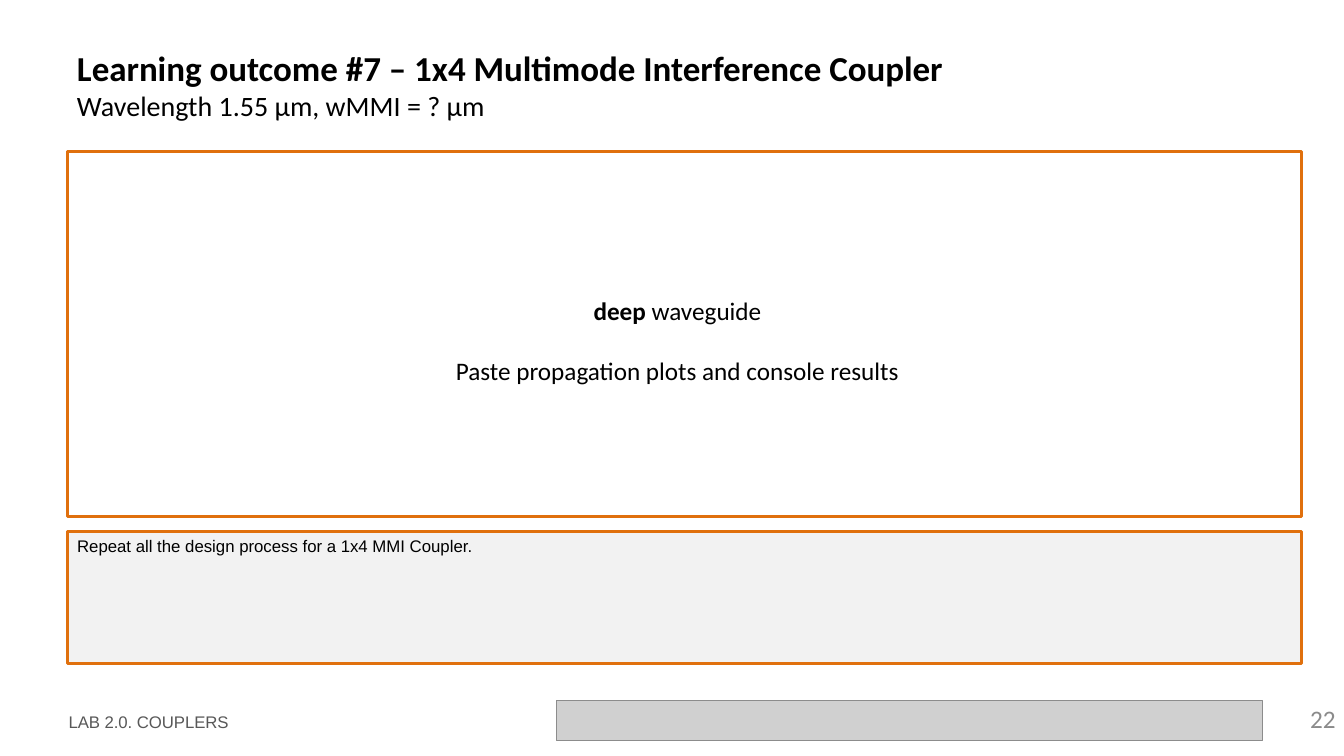
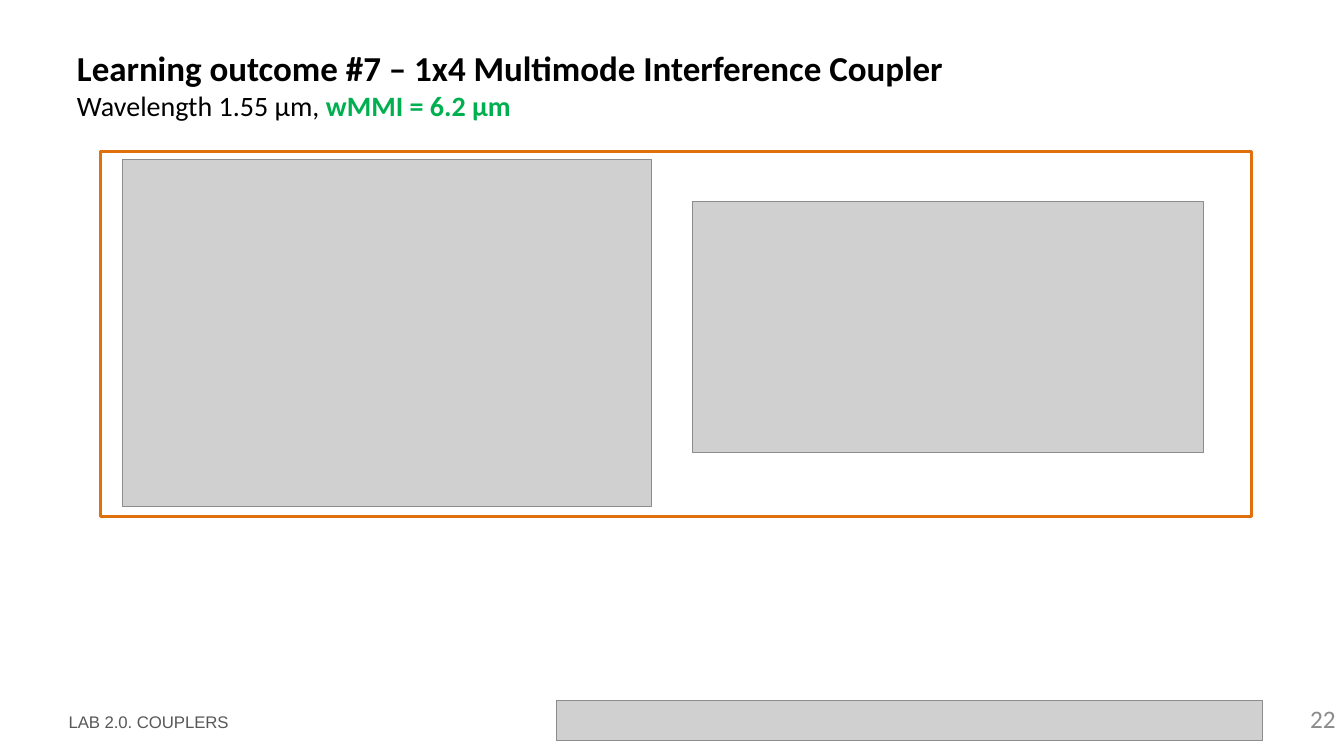
Before and after one commit to ltorjua/cifoin-lab2, a slide deck: slide 22 of LabBook_20.pptx. Drawn at 1344x756 pixels with LibreOffice and Linux fonts; fonts in the diff are those of the drawing; grey boxes stand for pictures; background and template pictures are left out. Boxes give left, top, right and bottom in pixels: in the first picture for what was removed or moved away, otherwise in the second. Text is boxed around its words. In the diff, an @@ line names an element or a change of style, - is before the commit and + after.

```diff
--- a/LabBook_20.pptx
+++ b/LabBook_20.pptx
@@ title at box(77, 56, 942, 121): text changed @@
-Learning outcome #7 – 1x4 Multimode Interference Coupler
-Wavelength 1.55 µm, wMMI = ? µm
+Learning outcome #7 – 1x4 Multimode Interference Coupler
+Wavelength 1.55 µm, wMMI = 6.2 µm
@@ rectangle: place and size @@
-rectangle at box(68, 152, 1303, 517)
+rectangle at box(101, 152, 1252, 517)
@@ picture added at box(122, 160, 651, 507) @@
@@ picture added at box(693, 202, 1204, 452) @@
@@ text removed at box(456, 302, 898, 385) @@
-deep waveguide
-Paste propagation plots and console results
@@ rectangle removed at box(68, 531, 1303, 663) @@
-Repeat all the design process for a 1x4 MMI Coupler.
```
Also in this commit, not shown: 2 other slides changed, 1 slide added, 1 other file.
